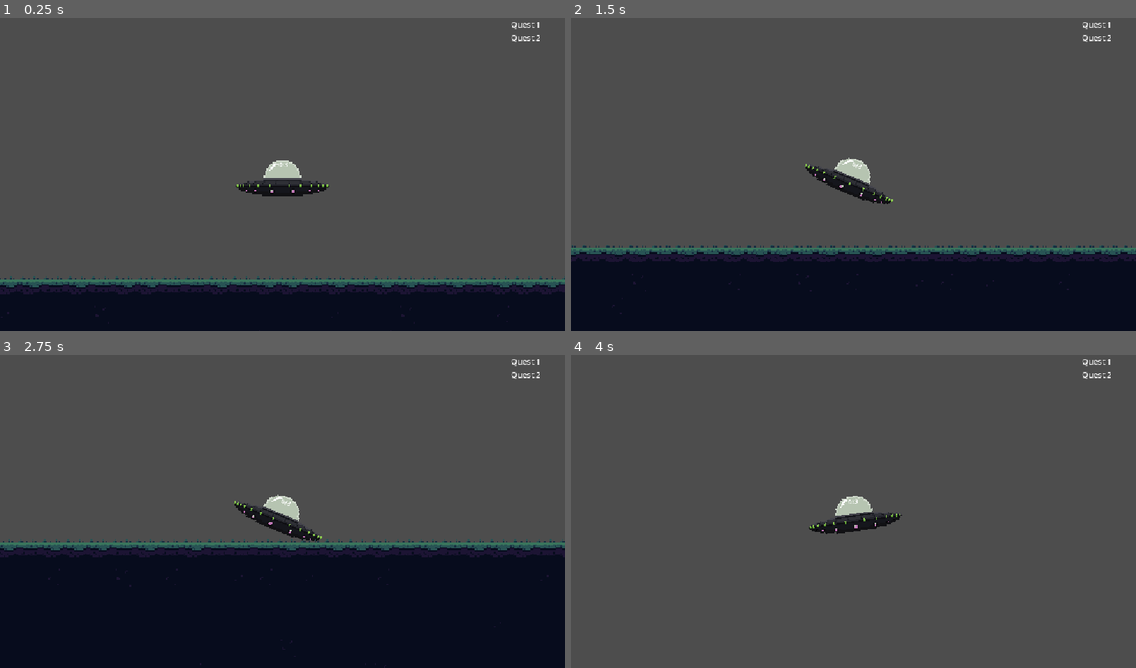
Above: before the commit, frames 1-4 (two rows, left to right).
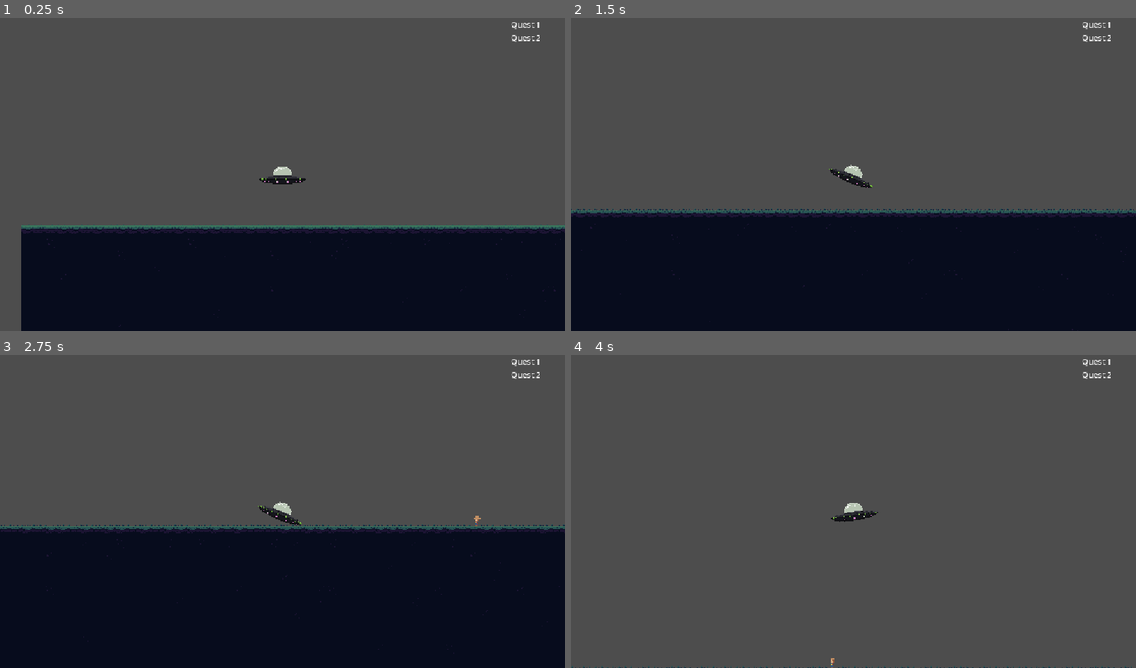
Above: after the commit, the same moments.

Repository: levilindsey/ld58
Game: Godot game, scene res://src/core/main.tscn
Same seed, same stepped clock (60 frames per second), same inputs: the game is played once before the commit and once after it.
Inputs:
- Up to frame 1 (0.25 s): no input
- Up to frame 2 (1.5 s): tap Enter at 0.5 s; hold Right (ui_right) 0.53-1.28 s; tap P at 0.6 s; tap Space (ui_select) at 0.77 s; hold Down (ui_down) from 1.28 s (still down); tap O at 1.35 s
- Up to frame 3 (2.75 s): tap Space (ui_select) at 1.52 s; release Down (ui_down) at 2.03 s; hold Right (ui_right) from 2.03 s (still down); tap P at 2.1 s
- Up to frame 4 (4 s): release Right (ui_right) at 2.78 s; hold Up (ui_up) 2.78-3.53 s; tap O at 2.85 s; tap Space (ui_select) at 3.02, 3.77 s; hold Left (ui_left) from 3.53 s (still down); tap P at 3.6 s

The runs differ from the first frame. In frame 1, 20% of the frame differs, in the area x 0-100%, y 45-100%; in frame 2, 15%; in frame 3, 7.8%; in frame 4, 1.0%.
Error in both runs: Cannot call method 'get_texture' on a null value. (res://src/core/utils.gd:451)

Commit message:
Update zoom

Diff:
--- a/src/core/game_panel.gd
+++ b/src/core/game_panel.gd
@@ -2,12 +2,10 @@
 extends Node2D
 
 
-const CHUNK_EDGE_DISTANCE_THRESHOLD_FOR_CHUNK_REPOSITIONING := 420
-const ENEMY_DISTANCE_THRESHOLD_FOR_DESPAWNING := \
-    CHUNK_EDGE_DISTANCE_THRESHOLD_FOR_CHUNK_REPOSITIONING - 50
 const ZOO_KEEPER_SPACE_HEIGHT_THRESHOLD := 1024
 
 var player_start_position := Vector2.ZERO
+var chunk_edge_distance_threshold_for_chunk_repositioning: int
 
 var chunk_a_bounds: Rect2
 var chunk_b_bounds: Rect2
@@ -19,10 +17,6 @@
 
 
 func _ready() -> void:
-    G.utils.ensure(
-        CHUNK_EDGE_DISTANCE_THRESHOLD_FOR_CHUNK_REPOSITIONING >
-            ENEMY_DISTANCE_THRESHOLD_FOR_DESPAWNING)
-
     G.game_panel = self
     player_start_position = G.player.global_position
 
@@ -48,14 +42,15 @@
     enemy_spawner = EnemySpawner.new()
     add_child(enemy_spawner)
 
+    chunk_edge_distance_threshold_for_chunk_repositioning = get_viewport().size.x / get_viewport().get_camera_2d().zoom.x / 2 + 50
 
 func _physics_process(_delta: float) -> void:
     if is_shifting_chunks:
         return
 
     # Handle swapping level chunk positions to support infinite scroll.
-    var left_threshold := combined_level_chunk_bounds.position.x + CHUNK_EDGE_DISTANCE_THRESHOLD_FOR_CHUNK_REPOSITIONING
-    var right_threshold := combined_level_chunk_bounds.end.x - CHUNK_EDGE_DISTANCE_THRESHOLD_FOR_CHUNK_REPOSITIONING
+    var left_threshold := combined_level_chunk_bounds.position.x + chunk_edge_distance_threshold_for_chunk_repositioning
+    var right_threshold := combined_level_chunk_bounds.end.x - chunk_edge_distance_threshold_for_chunk_repositioning
     if G.player.global_position.x < left_threshold:
         is_shifting_chunks = true
         var right_chunk := _get_right_most_level_chunk()
--- a/src/player/player.tscn
+++ b/src/player/player.tscn
@@ -592,7 +592,7 @@
 
 [node name="PlayerCamera" type="Camera2D" parent="."]
 unique_name_in_owner = true
-zoom = Vector2(3, 3)
+zoom = Vector2(1.5, 1.5)
 
 [node name="TractorBeam" type="Node2D" parent="."]
 visible = false
